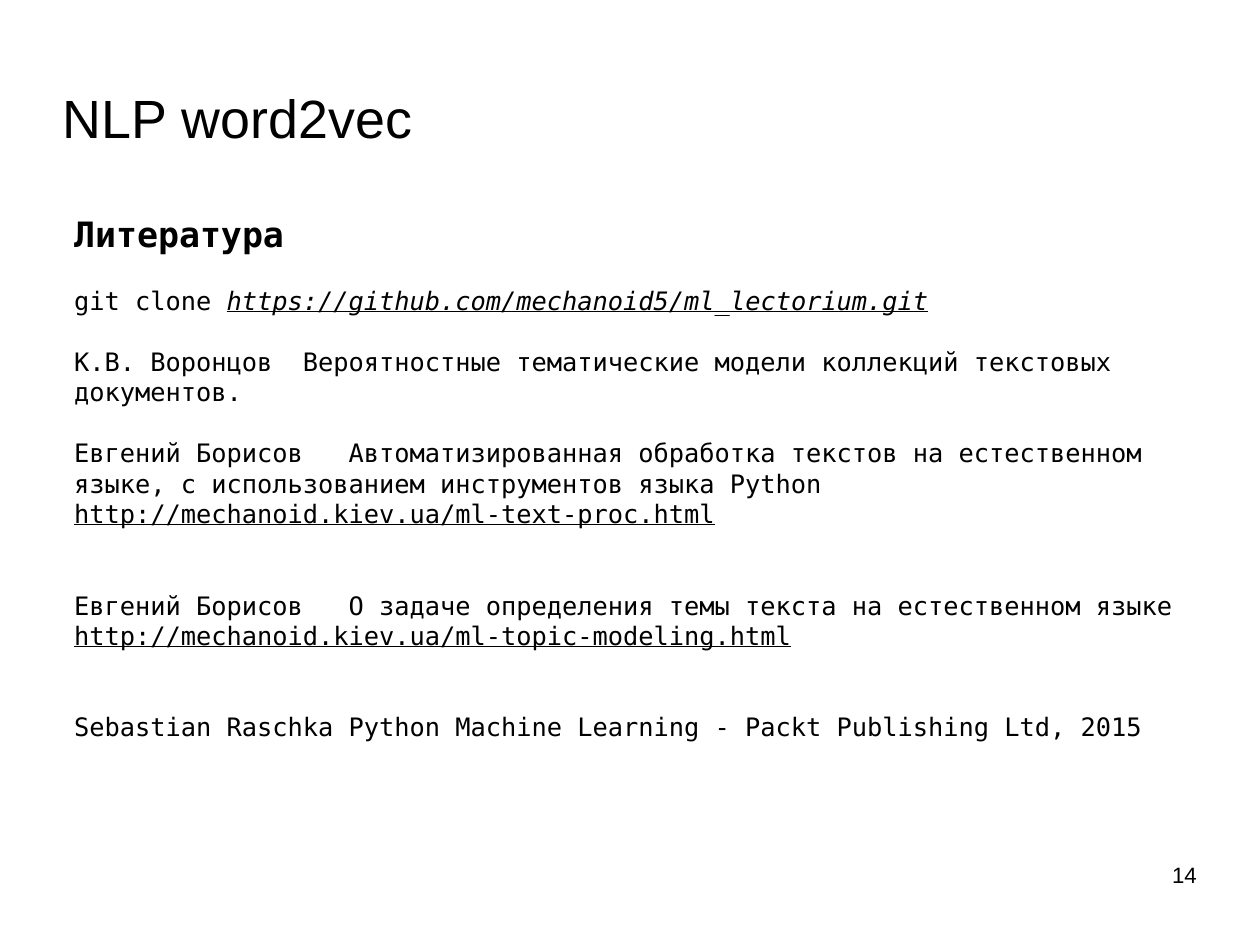
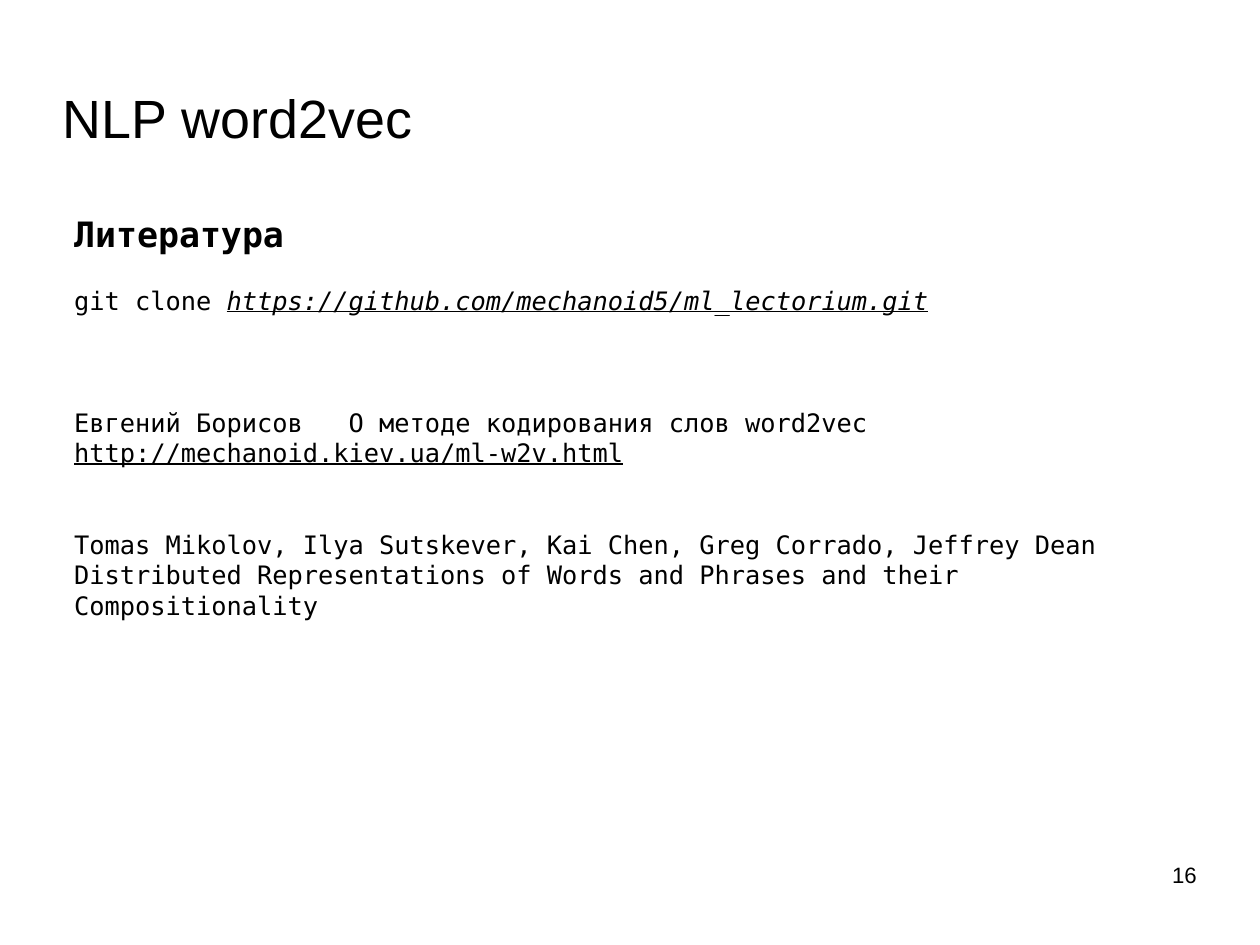
Before and after one commit to mechanoid5/ml_lectorium_legacy, a slide deck: slide 16 of 17-word2vec.odp (slide 14 before the commit). Drawn at 1260x945 pixels with LibreOffice and Linux fonts; fonts in the diff are those of the drawing; background and template pictures are left out. Boxes give left, top, right and bottom in pixels: in the first picture for what was removed or moved away, otherwise in the second. Text is boxed around its words. In the diff, an @@ line names an element or a change of style, - is before the commit and + after.

```diff
--- a/17-word2vec.odp
+++ b/17-word2vec.odp
@@ text at (74, 412, 1096, 620): text changed @@
-К.В. Воронцов Вероятностные тематические модели коллекций текстовых документов.
-Евгений Борисов Автоматизированная обработка текстов на естественном языке, с использованием инструментов языка Python http://mechanoid.kiev.ua/ml-text-proc.html
-Евгений Борисов О задаче определения темы текста на естественном языке
-http://mechanoid.kiev.ua/ml-topic-modeling.html
-Sebastian Raschka Python Machine Learning - Packt Publishing Ltd, 2015
+Евгений Борисов О методе кодирования слов word2vec
+http://mechanoid.kiev.ua/ml-w2v.html
+Tomas Mikolov, Ilya Sutskever, Kai Chen, Greg Corrado, Jeffrey Dean
+Distributed Representations of Words and Phrases and their Compositionality
@@ page number at (1172, 867, 1197, 884): text changed @@
-14
+16
```
Also in this commit, not shown: 9 other slides changed, 3 slides added, 1 slide removed, 1 other file.
